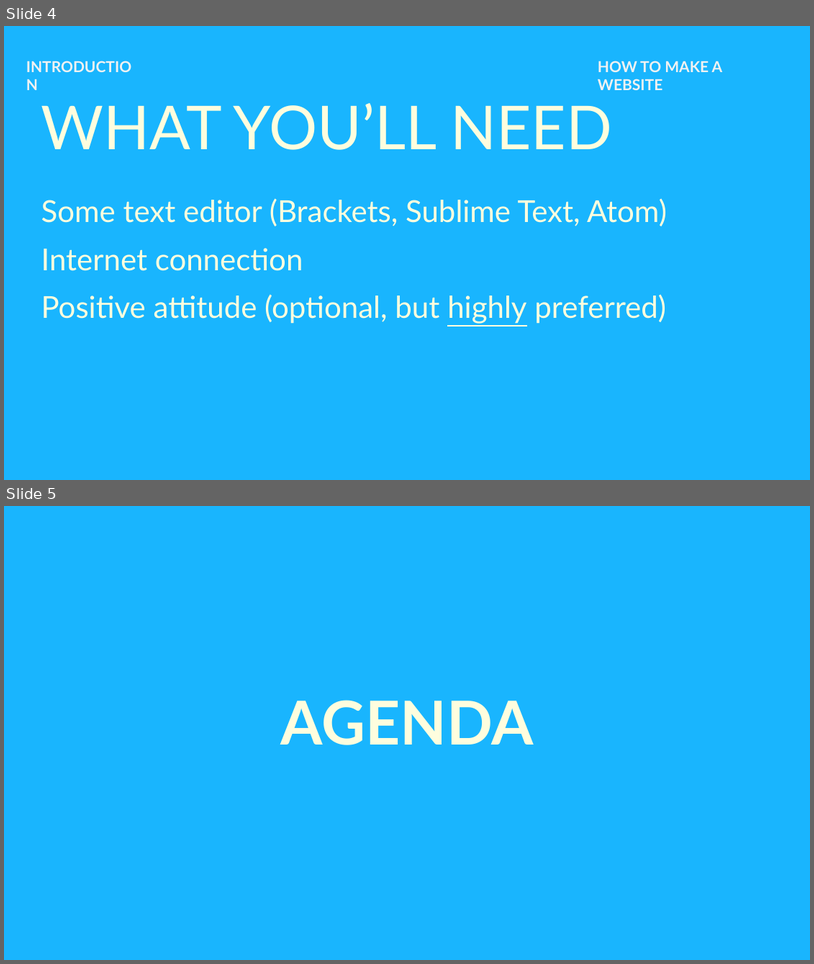
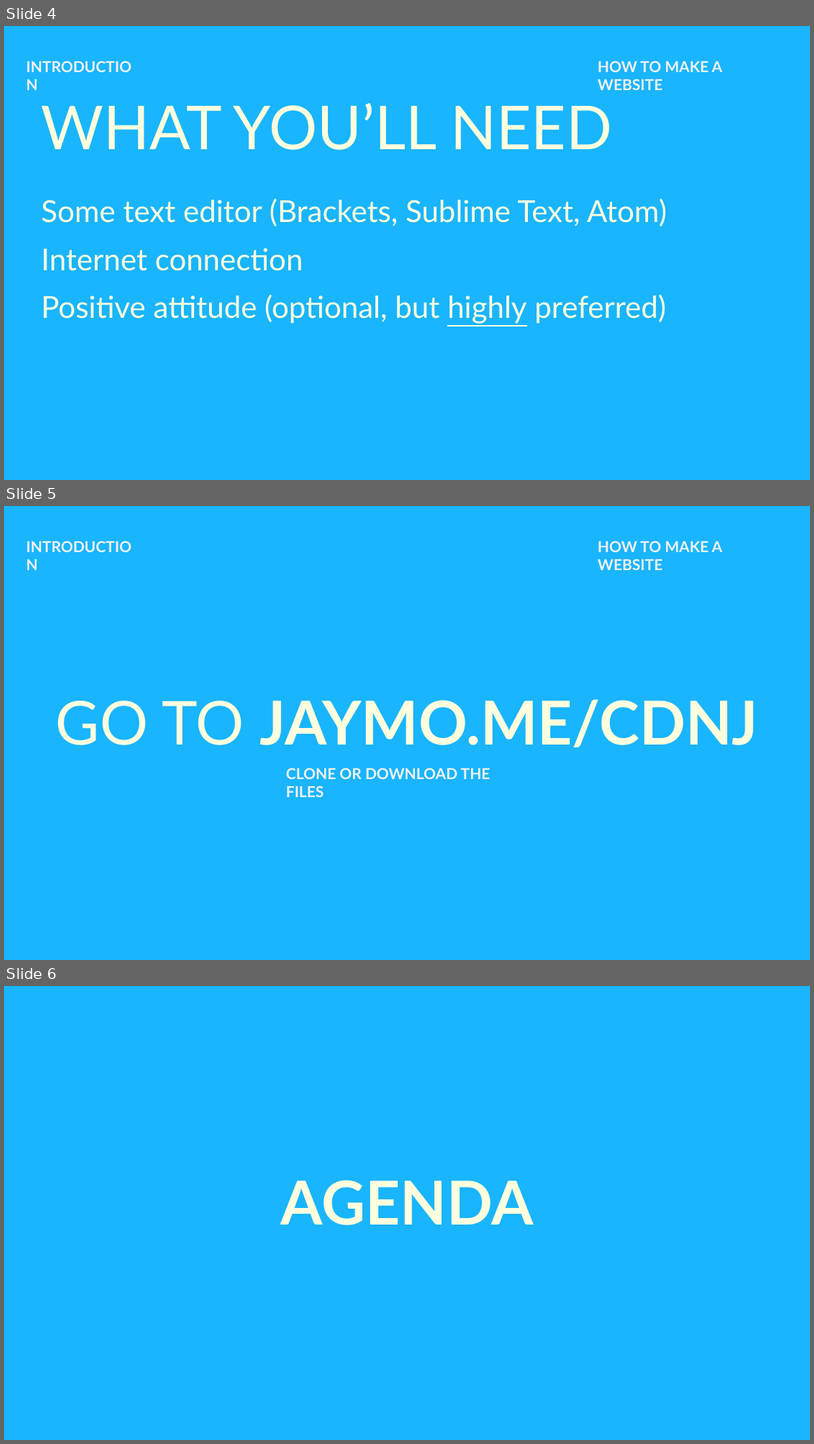
Before and after one commit to nimus0108/CodeDay-Spring, a slide deck: Presentation/How to Make a Website.pptx. Shown one above the other, each under a label of ours: slides 4 and 5 before the commit, slides 4, 5 and 6 after it. The pictures are 814x964 and 814x1444 pixels, drawn with LibreOffice and Linux fonts; fonts in the diff are those of the drawing. Boxes give left, top, right and bottom in pixels: in the first picture for what was removed or moved away, otherwise in the second. Text is boxed around its words. In the diff, an @@ line names an element or a change of style, - is before the commit and + after.

```diff
--- a/Presentation/How to Make a Website.pptx
+++ b/Presentation/How to Make a Website.pptx
@@ slide 5 added at bbox=[4, 506, 810, 960], background #19B5FE @@
@@ text added at bbox=[21, 534, 147, 558], 18 pt, text #F2F2F2, bold @@
+INTRODUCTION
@@ text added at bbox=[598, 541, 723, 570], 18 pt, text #F2F2F2, bold @@
+HOW TO MAKE A WEBSITE
@@ title added at bbox=[56, 699, 759, 747], 72 pt, text #FEFDDE, bold @@
+GO TO JAYMO.ME/CDNJ
@@ text added at bbox=[286, 767, 491, 797], 18 pt, text #F2F2F2, bold @@
+CLONE OR DOWNLOAD THE FILES
@@ what was slide 5 is now slide 6 @@
```
Also in this commit, not shown: 1 slide changed, 1 other file.
